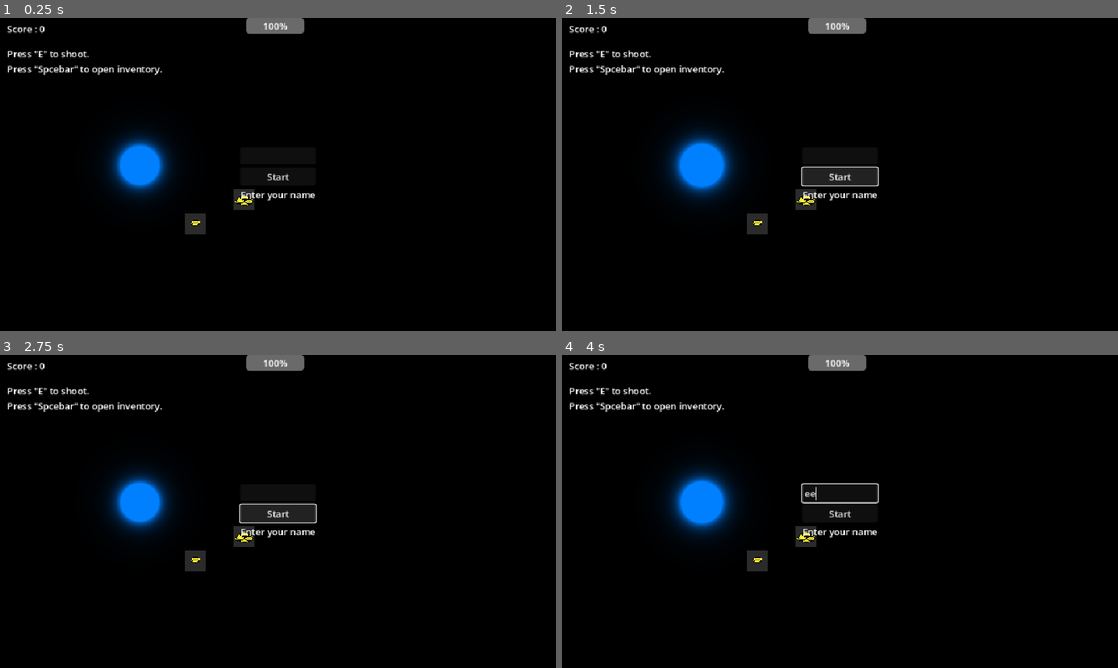
Above: before the commit, frames 1-4 (two rows, left to right).
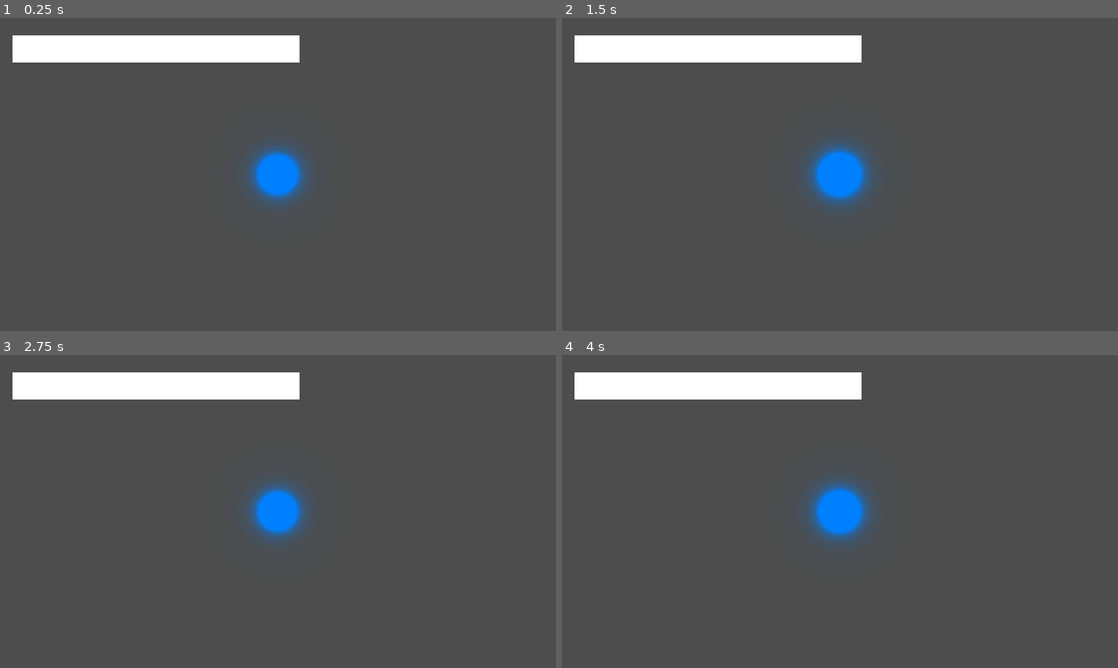
Above: after the commit, the same moments.

Repository: loco-choco/quantux-ui-experiment
Game: Godot game, scene res://scenes/world.tscn
Same seed, same stepped clock (60 frames per second), same inputs: the game is played once before the commit and once after it. Before the commit the project starts from res://scenes/main.tscn. The engine's default icon, where the game draws it, is replaced by a stand-in: a white triangle on a blue panel in a dark square.
Inputs (mouse positions are in pixels of both pictures, inside the frame that each line leads up to):
- Up to frame 1 (0.25 s): no input
- Up to frame 2 (1.5 s): click (840, 177) at 0.5 s, where only the run before the commit has a clickable "Start"; click (840, 177) at 1.25 s, where only the run before the commit has a clickable "Start"
- Up to frame 3 (2.75 s): click (278, 514) at 2 s, where only the run before the commit has a clickable "Start"
- Up to frame 4 (4 s): tap E (pickup_item) at 2.75, 3.5, 3.6 s; move the mouse to (962, 495) at 2.77 s; hold Tab (hud_toggle_quick_inv) 2.78-3.53 s; click (962, 495) at 2.92 s; move the mouse to (728, 527) at 3.52 s; click (728, 527) at 3.67 s

The runs differ from the first frame. In frame 1, 100% of the frame differs, in the area x 0-100%, y 0-100%; in frame 2, 100%; in frame 3, 100%; in frame 4, 100%.

Commit message:
added world scene with gameplay logic

Diff:
--- a/project.godot
+++ b/project.godot
@@ -11,7 +11,7 @@
 [application]
 
 config/name="ui-experiment"
-run/main_scene="uid://dy7fc8q4jmtgw"
+run/main_scene="uid://ct5lh45t375b1"
 config/features=PackedStringArray("4.5", "Forward Plus")
 config/icon="res://assets/icon.svg"
 
--- a/scenes/hud.tscn
+++ b/scenes/hud.tscn
@@ -15,4 +15,8 @@
 unique_name_in_owner = true
 visible = false
 
+[connection signal="item_dropped" from="Inventory" to="." method="_on_inventory_item_dropped"]
+[connection signal="item_returned" from="Inventory" to="." method="_on_inventory_item_returned"]
 [connection signal="quick_inventory_update" from="Inventory" to="QuickInventory" method="update_radial_inventory"]
+[connection signal="side_weapon_slot_update" from="Inventory" to="." method="_on_inventory_side_weapon_slot_update"]
+[connection signal="weapon_slot_update" from="Inventory" to="." method="_on_inventory_weapon_slot_update"]
--- a/scenes/main.tscn
+++ /dev/null
@@ -1,157 +0,0 @@
-[gd_scene load_steps=13 format=3 uid="uid://dy7fc8q4jmtgw"]
-
-[ext_resource type="Script" uid="uid://d0lfe13c8lca8" path="res://scripts/main.gd" id="1_272bh"]
-[ext_resource type="PackedScene" uid="uid://cg55uk4s6qv0g" path="res://scenes/player.tscn" id="1_ig7tw"]
-[ext_resource type="PackedScene" uid="uid://dfa3nrjnhe3mt" path="res://scenes/item.tscn" id="2_0xm2m"]
-[ext_resource type="Script" uid="uid://dnhj6mns60i8v" path="res://scripts/item/item_data.gd" id="3_a8y0u"]
-[ext_resource type="Resource" uid="uid://6fm4hxsiuksq" path="res://resources/items/weapons/weapon_red.tres" id="4_jkv2x"]
-[ext_resource type="Resource" uid="uid://b61a3s00gs7ar" path="res://resources/items/weapons/weapon_blue.tres" id="5_jbj1t"]
-[ext_resource type="PackedScene" uid="uid://bnq00287k1il2" path="res://scenes/enemy.tscn" id="6_7mycd"]
-[ext_resource type="Resource" uid="uid://bfkkg2x47qstj" path="res://resources/items/weapons/weapon_green.tres" id="6_muem4"]
-[ext_resource type="PackedScene" uid="uid://c45awuou43skt" path="res://scenes/bullet.tscn" id="8_5vw27"]
-[ext_resource type="PackedScene" uid="uid://pysiho2iiyxp" path="res://scenes/hud.tscn" id="8_choun"]
-[ext_resource type="Resource" uid="uid://h2ts1vi0qsyx" path="res://resources/items/valuables/coins_7.tres" id="10_eb6dy"]
-[ext_resource type="Resource" uid="uid://bqsaxr8qmgbop" path="res://resources/items/valuables/coins_2.tres" id="11_trceg"]
-
-[node name="Main" type="Node2D"]
-script = ExtResource("1_272bh")
-enemy_scene = ExtResource("6_7mycd")
-possible_loots = Array[ExtResource("3_a8y0u")]([ExtResource("4_jkv2x"), ExtResource("5_jbj1t"), ExtResource("6_muem4")])
-metadata/_edit_vertical_guides_ = [971.0, -288.0, 1027.0]
-metadata/_edit_horizontal_guides_ = [586.0, -107.0]
-
-[node name="ColorRect" type="ColorRect" parent="."]
-offset_right = 974.0
-offset_bottom = 556.0
-color = Color(0, 0, 0, 1)
-
-[node name="Player" parent="." instance=ExtResource("1_ig7tw")]
-unique_name_in_owner = true
-position = Vector2(241, 254)
-
-[node name="HUD" parent="." instance=ExtResource("8_choun")]
-unique_name_in_owner = true
-
-[node name="Item" parent="." instance=ExtResource("2_0xm2m")]
-position = Vector2(421, 313)
-item_data = ExtResource("10_eb6dy")
-
-[node name="Item2" parent="." instance=ExtResource("2_0xm2m")]
-position = Vector2(337, 355)
-item_data = ExtResource("11_trceg")
-
-[node name="SpawnNewEnemy" type="Timer" parent="."]
-wait_time = 4.0
-autostart = true
-
-[node name="Score" type="Label" parent="."]
-offset_left = 12.0
-offset_top = 7.0
-offset_right = 156.0
-offset_bottom = 50.0
-text = "Score : 0"
-
-[node name="Loot" type="Node2D" parent="."]
-
-[node name="BigShot" type="Timer" parent="."]
-wait_time = 1.2999999999999998
-one_shot = true
-
-[node name="Bullets" type="Node2D" parent="."]
-
-[node name="1" parent="Bullets" instance=ExtResource("8_5vw27")]
-
-[node name="2" parent="Bullets" instance=ExtResource("8_5vw27")]
-
-[node name="3" parent="Bullets" instance=ExtResource("8_5vw27")]
-
-[node name="4" parent="Bullets" instance=ExtResource("8_5vw27")]
-
-[node name="5" parent="Bullets" instance=ExtResource("8_5vw27")]
-
-[node name="6" parent="Bullets" instance=ExtResource("8_5vw27")]
-
-[node name="KeyInstructions" type="Label" parent="."]
-offset_left = 12.0
-offset_top = 50.0
-offset_right = 280.0
-offset_bottom = 99.0
-text = "Press \"E\" to shoot.
-Press \"Spcebar\" to open inventory."
-
-[node name="CanvasLayer" type="CanvasLayer" parent="."]
-process_mode = 3
-
-[node name="StartScreen" type="Control" parent="CanvasLayer"]
-layout_mode = 3
-anchors_preset = 15
-anchor_right = 1.0
-anchor_bottom = 1.0
-grow_horizontal = 2
-grow_vertical = 2
-
-[node name="CenterContainer" type="CenterContainer" parent="CanvasLayer/StartScreen"]
-layout_mode = 1
-anchors_preset = 15
-anchor_right = 1.0
-anchor_bottom = 1.0
-grow_horizontal = 2
-grow_vertical = 2
-
-[node name="VBoxContainer" type="VBoxContainer" parent="CanvasLayer/StartScreen/CenterContainer"]
-layout_mode = 2
-
-[node name="NameInput" type="LineEdit" parent="CanvasLayer/StartScreen/CenterContainer/VBoxContainer"]
-layout_mode = 2
-
-[node name="StartButton" type="Button" parent="CanvasLayer/StartScreen/CenterContainer/VBoxContainer"]
-layout_mode = 2
-text = "Start"
-
-[node name="Label" type="Label" parent="CanvasLayer/StartScreen/CenterContainer/VBoxContainer"]
-layout_mode = 2
-text = "Enter your name"
-
-[node name="GameOverScreen" type="Control" parent="CanvasLayer"]
-visible = false
-layout_mode = 3
-anchors_preset = 15
-anchor_right = 1.0
-anchor_bottom = 1.0
-grow_horizontal = 2
-grow_vertical = 2
-
-[node name="CenterContainer" type="CenterContainer" parent="CanvasLayer/GameOverScreen"]
-layout_mode = 1
-anchors_preset = 15
-anchor_right = 1.0
-anchor_bottom = 1.0
-grow_horizontal = 2
-grow_vertical = 2
-
-[node name="VBoxContainer" type="VBoxContainer" parent="CanvasLayer/GameOverScreen/CenterContainer"]
-layout_mode = 2
-
-[node name="FinalScoreLabel" type="Label" parent="CanvasLayer/GameOverScreen/CenterContainer/VBoxContainer"]
-layout_mode = 2
-text = "Final Score:"
-
-[node name="RestartButton" type="Button" parent="CanvasLayer/GameOverScreen/CenterContainer/VBoxContainer"]
-layout_mode = 2
-text = "Try again!"
-
-[node name="HealthBar" type="ProgressBar" parent="CanvasLayer"]
-anchors_preset = 5
-anchor_left = 0.5
-anchor_right = 0.5
-offset_left = -55.0
-offset_right = 45.0
-offset_bottom = 27.0
-grow_horizontal = 2
-max_value = 50.0
-value = 50.0
-
-[connection signal="timeout" from="SpawnNewEnemy" to="." method="_on_spawn_new_enemy_timeout"]
-[connection signal="timeout" from="BigShot" to="." method="_on_big_shot_timeout"]
-[connection signal="pressed" from="CanvasLayer/StartScreen/CenterContainer/VBoxContainer/StartButton" to="." method="_on_start_button_pressed"]
-[connection signal="pressed" from="CanvasLayer/GameOverScreen/CenterContainer/VBoxContainer/RestartButton" to="." method="_on_restart_button_pressed"]
--- /dev/null
+++ b/scenes/world.tscn
@@ -0,0 +1,32 @@
+[gd_scene load_steps=3 format=3 uid="uid://ct5lh45t375b1"]
+
+[ext_resource type="PackedScene" uid="uid://cg55uk4s6qv0g" path="res://scenes/player.tscn" id="1_rwgxs"]
+[ext_resource type="PackedScene" uid="uid://pysiho2iiyxp" path="res://scenes/hud.tscn" id="2_4wyf3"]
+
+[node name="World" type="Node2D"]
+
+[node name="BackGround" type="CanvasLayer" parent="."]
+layer = -1
+follow_viewport_enabled = true
+
+[node name="Node2D" type="Node2D" parent="BackGround"]
+
+[node name="ColorRect" type="ColorRect" parent="BackGround/Node2D"]
+offset_right = 494.0
+offset_bottom = 46.0
+
+[node name="Player" parent="." instance=ExtResource("1_rwgxs")]
+position = Vector2(457, 240)
+
+[node name="Camera2D" type="Camera2D" parent="Player"]
+position = Vector2(1, 0)
+position_smoothing_enabled = true
+position_smoothing_speed = 20.0
+
+[node name="HUD" parent="." instance=ExtResource("2_4wyf3")]
+
+[connection signal="item_collected" from="Player" to="HUD" method="_on_player_item_collected"]
+[connection signal="item_dropped" from="HUD" to="Player" method="_on_inventory_item_dropped"]
+[connection signal="item_returned" from="HUD" to="Player" method="_on_inventory_item_returned"]
+[connection signal="side_weapon_slot_update" from="HUD" to="Player" method="on_side_weapon_change"]
+[connection signal="weapon_slot_update" from="HUD" to="Player" method="on_weapon_change"]
--- a/scripts/player.gd
+++ b/scripts/player.gd
@@ -8,7 +8,6 @@
 @export var max_health = 3
 var current_health
 
-@export var inventory : Inventory
 var grabbable_items: Array[Item] = []
 @export var dropped_item_offset_radius : float = 25
 
@@ -95,7 +94,6 @@
 func take_damage(amount: int) -> void:
 	current_health -= amount
 	health_changed.emit(current_health)
-	print("Player took damage! Health is now: ", current_health)
 	var tween = create_tween()
 	tween.set_parallel(true)
 	modulate = Color(1, 0, 0)
--- a/scripts/ui/hud.gd
+++ b/scripts/ui/hud.gd
@@ -1,4 +1,9 @@
 class_name PlayerHUD extends CanvasLayer
+
+signal weapon_slot_update(item: ItemData)
+signal side_weapon_slot_update(item: ItemData)
+signal item_dropped(item: Item)
+signal item_returned(item: Item)
 
 @onready var inventory : Inventory = $%Inventory
 #@onready var quick_inv : RadialInventory = $%QuickInventory
@@ -40,3 +45,18 @@
 
 func _on_player_item_collected(item: Item) -> void:
 	inventory.add_item(item)
+
+
+func _on_inventory_item_dropped(item: Item) -> void:
+	item_dropped.emit(item)
+
+func _on_inventory_item_returned(item: Item) -> void:
+	item_returned.emit(item)
+
+
+func _on_inventory_side_weapon_slot_update(item: ItemData) -> void:
+	weapon_slot_update.emit(item)
+
+
+func _on_inventory_weapon_slot_update(item: ItemData) -> void:
+	side_weapon_slot_update.emit(item)
